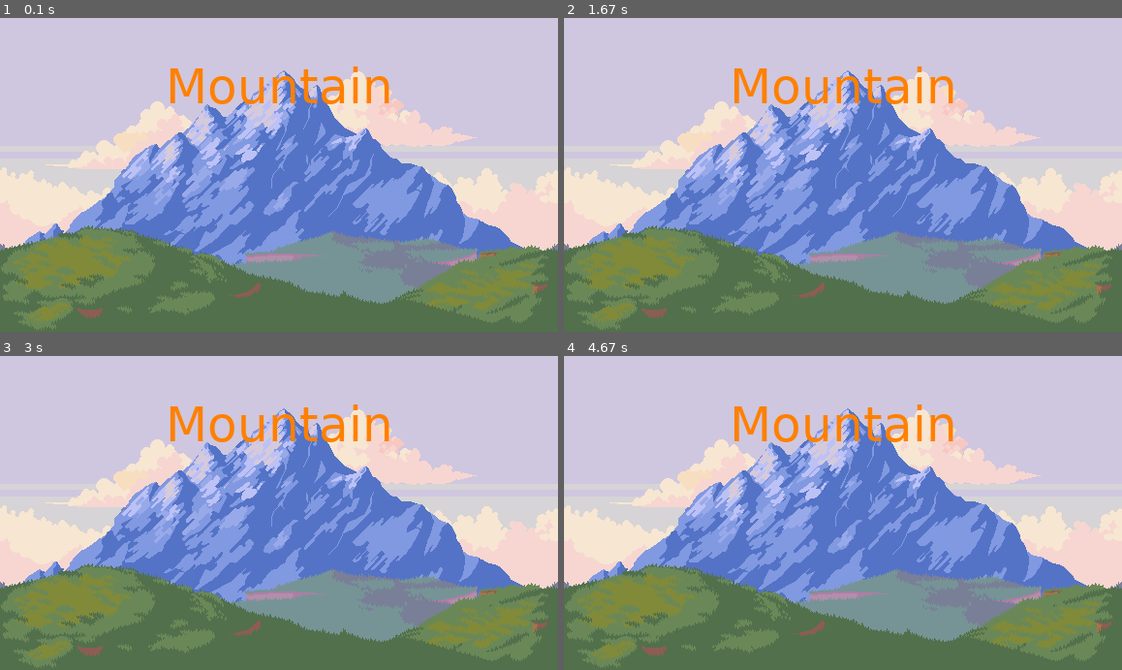
Above: before the commit, frames 1-4 (two rows, left to right).
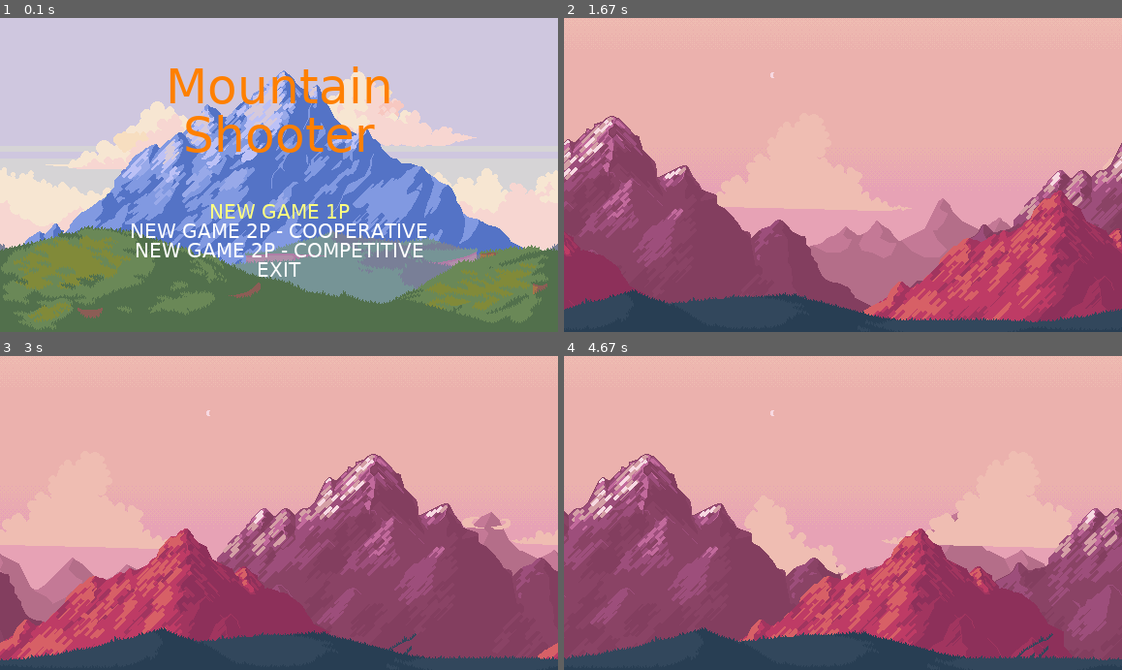
Above: after the commit, the same moments.

Repository: GeovannePad/uninter-engenharia-software
Game: pygame game, started from MountainShooter/main.py
The game is run twice, just before and just after one commit, with the same random seed, the same clock (stepped at 60 frames per second) and the same inputs.
Inputs:
- Up to frame 1 (0.1 s): no input
- Up to frame 2 (1.67 s): tap Enter at 0.33 s
- Up to frame 3 (3 s): no input
- Up to frame 4 (4.67 s): no input

The runs differ from the first frame. In frame 1, 3.7% of the frame differs, in the area x 23-77%, y 30-83%; in frame 2, 100%; in frame 3, 100%; in frame 4, 100%, in the area x 0-100%, y 0-100%.

Commit message:
Aula prática 3 - Linguagem Programação

Diff:
--- /dev/null
+++ b/MountainShooter/classes/Background.py
@@ -0,0 +1,13 @@
+#!/usr/bin/env python3
+
+from classes.Const import ENTITY_SPEED, SCREEN_WIDTH
+from classes.Entity import Entity
+
+class Background(Entity):
+    def __init__(self, name: str, position: tuple):
+        super().__init__(name, position)
+
+    def move(self):
+        self.rect.centerx -= ENTITY_SPEED[self.name]
+        if self.rect.right <= 0:
+            self.rect.left = SCREEN_WIDTH
--- a/MountainShooter/classes/Const.py
+++ b/MountainShooter/classes/Const.py
@@ -1,2 +1,10 @@
 SCREEN_WIDTH = 576
 SCREEN_HEIGHT = 324
+
+COLOR_ORANGE = (255, 128, 0)
+COLOR_WHITE = (255, 255, 255)
+COLOR_YELLOW = (255, 255, 128)
+
+MENU_OPTION = ("NEW GAME 1P", "NEW GAME 2P - COOPERATIVE", "NEW GAME 2P - COMPETITIVE", "EXIT")
+
+ENTITY_SPEED = {"Level1Bg0": 0, "Level1Bg1": 1, "Level1Bg2": 2, "Level1Bg3": 3, "Level1Bg4": 4, "Level1Bg5": 5,"Level1Bg6": 6}
--- /dev/null
+++ b/MountainShooter/classes/Entity.py
@@ -0,0 +1,15 @@
+#!/usr/bin/env python3
+
+from abc import ABC, abstractmethod
+import pygame
+
+class Entity(ABC):
+    def __init__(self, name: str, position: tuple):
+        self.name = name
+        self.surface = pygame.image.load("./assets/" + name + ".png")
+        self.rect = self.surface.get_rect(left=position[0], top=position[1])
+        self.speed = 0
+
+    @abstractmethod
+    def move(self):
+        pass
--- /dev/null
+++ b/MountainShooter/classes/EntityFactory.py
@@ -0,0 +1,17 @@
+#!/usr/bin/env python3
+
+from classes.Background import Background
+from classes.Const import SCREEN_WIDTH
+
+class EntityFactory:
+
+    @staticmethod
+    def get_entity(entity_name: str, position=(0, 0)):
+        match entity_name:
+            case "Level1Bg":
+                list_bg = []
+
+                for i in range(7):
+                    list_bg.append(Background(f"Level1Bg{i}", position))
+                    list_bg.append(Background(f"Level1Bg{i}", (SCREEN_WIDTH, 0)))
+                return list_bg
--- a/MountainShooter/classes/Game.py
+++ b/MountainShooter/classes/Game.py
@@ -2,17 +2,22 @@
 
 import pygame
 from classes.Menu import Menu
-from classes.Const import SCREEN_WIDTH, SCREEN_HEIGHT
+from classes.Level import Level
+from classes.Const import MENU_OPTION, SCREEN_WIDTH, SCREEN_HEIGHT
 
 class Game:
     def __init__(self):
         pygame.init()
         self.screen = pygame.display.set_mode(size=(SCREEN_WIDTH, SCREEN_HEIGHT))
 
-
     def run(self):
-
         while True:
             menu = Menu(self.screen)
+            menu_return = menu.run()
 
-            menu.run()
+            if menu_return in [MENU_OPTION[0], MENU_OPTION[1], MENU_OPTION[2]]:
+                level = Level(self.screen, "Level1", menu_return)
+                level_return = level.run()
+            else:
+                pygame.quit()
+                exit()
--- /dev/null
+++ b/MountainShooter/classes/Level.py
@@ -0,0 +1,21 @@
+#/usr/bin/env python3
+
+import pygame
+from classes.EntityFactory import EntityFactory
+
+
+class Level:
+    def __init__(self, screen, name, menu_option):
+        self.screen = screen
+        self.name = name
+        self.menu_option = menu_option
+        self.entity_list = []
+        self.entity_list.extend(EntityFactory.get_entity("Level1Bg"))
+
+    def run(self):
+        while True:
+            for ent in self.entity_list:
+                self.screen.blit(source=ent.surface, dest=ent.rect)
+                ent.move()
+
+            pygame.display.flip()
--- a/MountainShooter/classes/Menu.py
+++ b/MountainShooter/classes/Menu.py
@@ -1,5 +1,7 @@
+#/usr/bin/env python3
+
 import pygame
-from classes.Const import SCREEN_WIDTH
+from classes.Const import COLOR_WHITE, COLOR_YELLOW, MENU_OPTION, COLOR_ORANGE, SCREEN_WIDTH
 
 class Menu:
     def __init__(self, screen):
@@ -12,11 +14,40 @@
         pygame.mixer_music.play(-1)
         pygame.mixer_music.set_volume(0.04)
 
+        menu_option = 0
+
         while True:
+            # Desenhar na tela
             self.screen.blit(source=self.surface, dest=self.rect)
-            self.menu_text(50, "Mountain", (255, 128, 0), (SCREEN_WIDTH / 2, 70))
+            self.menu_text(50, "Mountain", COLOR_ORANGE, (SCREEN_WIDTH / 2, 70))
+            self.menu_text(50, "Shooter", COLOR_ORANGE, (SCREEN_WIDTH / 2, 120))
+
+            for i in range(len(MENU_OPTION)):
+                if i == menu_option:
+                    self.menu_text(20, MENU_OPTION[i], COLOR_YELLOW, (SCREEN_WIDTH / 2, 200 + 20 * i))
+                else:
+                    self.menu_text(20, MENU_OPTION[i], COLOR_WHITE, (SCREEN_WIDTH / 2, 200 + 20 * i))
+
             pygame.display.flip()
-        pass
+
+            # Verificar eventos
+            for event in pygame.event.get():
+                if event.type == pygame.QUIT:
+                    pygame.quit()
+                    exit()
+                if event.type == pygame.KEYDOWN:
+                    if event.key == pygame.K_DOWN:
+                        if menu_option < len(MENU_OPTION) - 1:
+                            menu_option += 1
+                        else:
+                            menu_option = 0
+                    if event.key == pygame.K_UP:
+                        if menu_option > 0:
+                            menu_option -= 1
+                        else:
+                            menu_option = len(MENU_OPTION) - 1
+                    if event.key == pygame.K_RETURN:
+                        return MENU_OPTION[menu_option]
 
     def menu_text(self, text_size: int, text: str, text_color: tuple, text_center_pos: tuple):
         text_font = pygame.font.SysFont(name="Lucida Sans Typewriter", size=text_size)
--- a/MountainShooter/main.py
+++ b/MountainShooter/main.py
@@ -1,3 +1,5 @@
+#!/usr/bin/env python3
+
 from classes.Game import Game
 
 game = Game()
Binary file added: MountainShooter/assets/Level1Bg0.png
Binary file added: MountainShooter/assets/Level1Bg1.png
Binary file added: MountainShooter/assets/Level1Bg2.png
Binary file added: MountainShooter/assets/Level1Bg3.png
Binary file added: MountainShooter/assets/Level1Bg4.png
Binary file added: MountainShooter/assets/Level1Bg5.png
Binary file added: MountainShooter/assets/Level1Bg6.png
